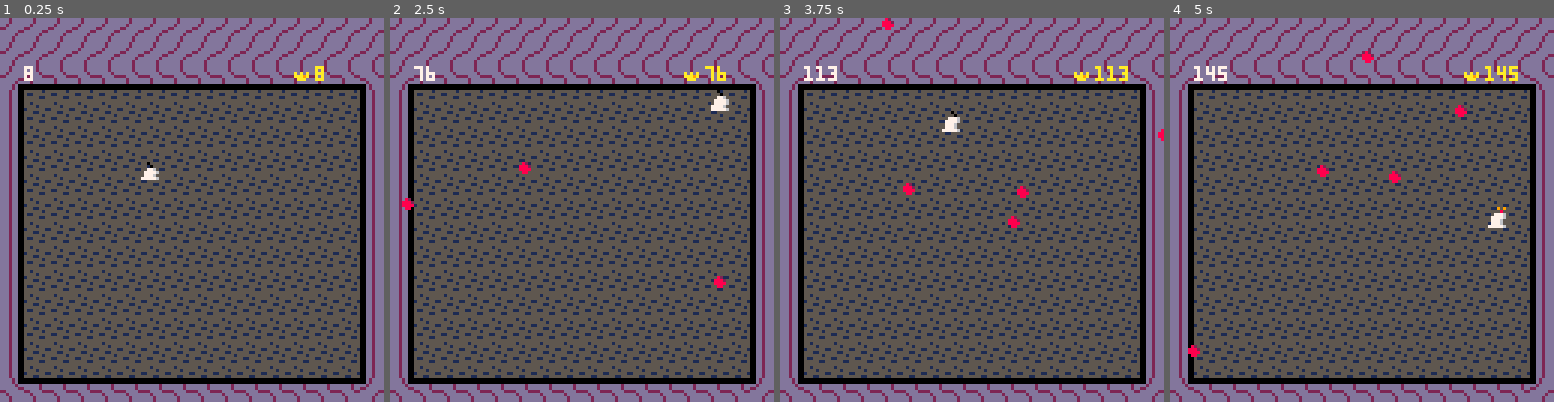
Above: before the commit, frames 1-4 (left to right).
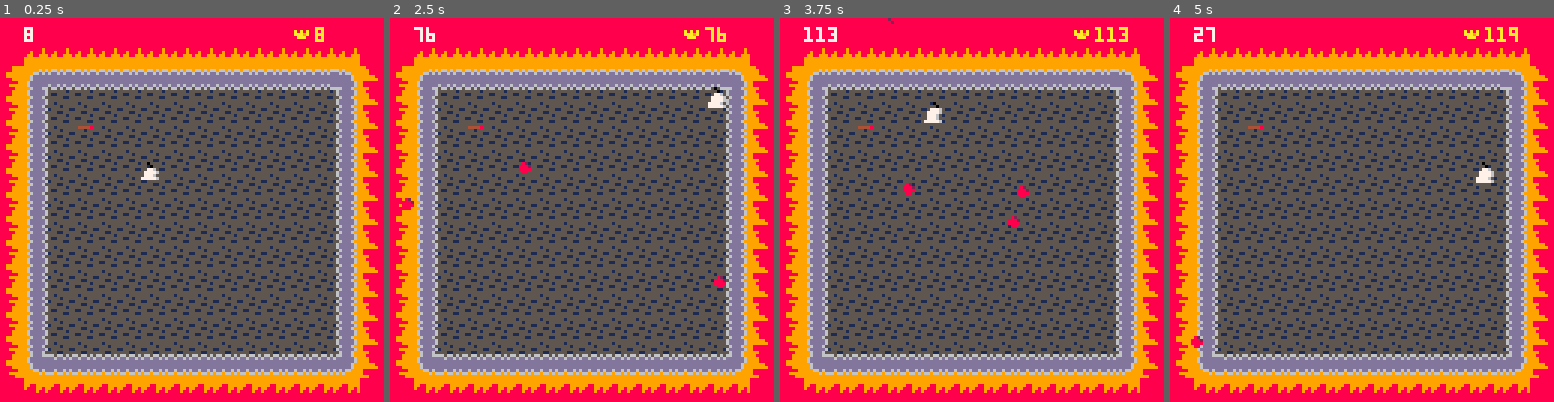
Above: after the commit, the same moments.

Repository: ckrinitsin/wick-dodge
Game: PICO-8 cartridge wick-dodge.p8
Same seed, same stepped clock (60 frames per second), same inputs: the game is played once before the commit and once after it.
Inputs:
- Up to frame 1 (0.25 s): no input
- Up to frame 2 (2.5 s): tap X (X key) at 0.33, 1.07, 1.85 s; hold Right 1.6-2.1 s; hold Up 2.15-2.42 s; hold Right from 2.47 s (still down)
- Up to frame 3 (3.75 s): tap X (X key) at 2.97 s; release Right at 3.03 s; hold Left 3.08-3.58 s; hold Down from 3.63 s (still down)
- Up to frame 4 (5 s): release Down at 3.97 s; hold Right 4.02-4.68 s; tap X (X key) at 4.08 s; hold Up from 4.73 s (still down)

The runs differ from the first frame. In frame 1, 46% of the frame differs, in the area x 0-100%, y 0-100%; in frame 2, 46%; in frame 3, 46%; in frame 4, 47%.

Commit message:
Redesign

Diff:
--- a/wick-dodge.p8
+++ b/wick-dodge.p8
@@ -197,16 +197,24 @@
 end
 
 function draw_score()
- print(score,8,16,7)
+ print(score,8,3,7)
 end
 
 function draw_highscore()
- print(high_score,105,16,10)
+ print(high_score,105,3,10)
 end
 
 function draw_game_over()
- print("press ❎ to restart",26,8,7)
-end
+ print("press ❎ to restart",26,40,7)
+end
+…(8 lines of a section not shown)…
 
 
 
@@ -233,25 +241,25 @@
 
 
 __gff__
-0000000000000101010101010101010000000000000000000000000000000000000000000001000000000000000000000000000000000000000000000000000000000000000000000000000000000000000000000000000000000000000000000000000000000000000000000000000000000000000000000000000000000000
+0000000000000101010101010101010000000000000000000000000000010100000000000001000001000100000101000000000000000000010001000000000000000000000000000000000000000000000000000000000000000000000000000000000000000000000000000000000000000000000000000000000000000000
 0000000000000000000000000000000000000000000000000000000000000000000000000000000000000000000000000000000000000000000000000000000000000000000000000000000000000000000000000000000000000000000000000000000000000000000000000000000000000000000000000000000000000000
 __map__
-0e0e0e0e0e0e0e0e0e0e0e0e0e0e0e0e05050505050505050505050505050505050505050505050505050505050505050000000000000000000000000000000000000000000000000000000000000000000000000000000000000000000000000000000000000000000000000000000000000000000000000000000000000000
-0e0e0e0e0e0e0e0e0e0e0e0e0e0e0e0e05050505050505050505050505050505050505050505050505050505050505050000000000000000000000000000000000000000000000000000000000000000000000000000000000000000000000000000000000000000000000000000000000000000000000000000000000000000
-0d08080808080808080808082508080c05050505050505050505050505050505050505050505050505050505050505050000000000000000000000000000000000000000000000000000000000000000000000000000000000000000000000000000000000000000000000000000000000000000000000000000000000000000
-0605050505050505050505050505050705050505050505050505050505050505050505050505050505050505050505050000000000000000000000000000000000000000000000000000000000000000000000000000000000000000000000000000000000000000000000000000000000000000000000000000000000000000
-0605050505050505050505050505050705050505050505050505050505050505050505050505050505050505050505050000000000000000000000000000000000000000000000000000000000000000000000000000000000000000000000000000000000000000000000000000000000000000000000000000000000000000
-0605050505050505050505050505050705050505050505050505050505050505050505050505050505050505050505050000000000000000000000000000000000000000000000000000000000000000000000000000000000000000000000000000000000000000000000000000000000000000000000000000000000000000
-0605050505050505050505050505050705050505050505050505050505050505050505050505050505050505050505050000000000000000000000000000000000000000000000000000000000000000000000000000000000000000000000000000000000000000000000000000000000000000000000000000000000000000
-0605050505050505050505050505050705050505050505050505050505050505050505050505050505050505050505050000000000000000000000000000000000000000000000000000000000000000000000000000000000000000000000000000000000000000000000000000000000000000000000000000000000000000
-0605050505050505050505050505050705050505050505050505050505050505050505050505050505050505050505050000000000000000000000000000000000000000000000000000000000000000000000000000000000000000000000000000000000000000000000000000000000000000000000000000000000000000
-0605050505050505050505050505050705050505050505050505050505050505050505050505050505050505050505050000000000000000000000000000000000000000000000000000000000000000000000000000000000000000000000000000000000000000000000000000000000000000000000000000000000000000
-0605050505050505050505050505050705050505050505050505050505050505050505050505050505050505050505050000000000000000000000000000000000000000000000000000000000000000000000000000000000000000000000000000000000000000000000000000000000000000000000000000000000000000
-0605050505050505050505050505050705050505050505050505050505050505050505050505050505050505050505050000000000000000000000000000000000000000000000000000000000000000000000000000000000000000000000000000000000000000000000000000000000000000000000000000000000000000
-0605050505050505050505050505050705050505050505050505050505050505050505050505050505050505050505050000000000000000000000000000000000000000000000000000000000000000000000000000000000000000000000000000000000000000000000000000000000000000000000000000000000000000
-0605050505050505050505050505050705050505050505050505050505050505050505050505050505050505050505050000000000000000000000000000000000000000000000000000000000000000000000000000000000000000000000000000000000000000000000000000000000000000000000000000000000000000
-0605050505050505050505050505050705050505050505050505050505050505050505050505050505050505050505050000000000000000000000000000000000000000000000000000000000000000000000000000000000000000000000000000000000000000000000000000000000000000000000000000000000000000
-0a09090909090909090909090909090b05050505050505050505050505050505050505050505050505050505050505050000000000000000000000000000000000000000000000000000000000000000000000000000000000000000000000000000000000000000000000000000000000000000000000000000000000000000
+2c2c2c2c2c2c2c2c2c2c2c2c3c2c2c2c05050505050505050505050505050505050505050505050505050505050505050000000000000000000000000000000000000000000000000000000000000000000000000000000000000000000000000000000000000000000000000000000000000000000000000000000000000000
+2c3b3b3b3b3b3b3b3b3b3b3b3b3b3b2c05050505050505050505050505050505050505050505050505050505050505050000000000000000000000000000000000000000000000000000000000000000000000000000000000000000000000000000000000000000000000000000000000000000000000000000000000000000
+291d3a3a3a3a3a3a3a3a3a3a3a3a1e2b05050505050505050505050505050505050505050505050505050505050505050000000000000000000000000000000000000000000000000000000000000000000000000000000000000000000000000000000000000000000000000000000000000000000000000000000000000000
+29280505050505050505050505052a2b05050505050505050505050505050505050505050505050505050505050505050000000000000000000000000000000000000000000000000000000000000000000000000000000000000000000000000000000000000000000000000000000000000000000000000000000000000000
+29280536050505050505050505052a2b05050505050505050505050505050505050505050505050505050505050505050000000000000000000000000000000000000000000000000000000000000000000000000000000000000000000000000000000000000000000000000000000000000000000000000000000000000000
+29280505050505050505050505052a2b05050505050505050505050505050505050505050505050505050505050505050000000000000000000000000000000000000000000000000000000000000000000000000000000000000000000000000000000000000000000000000000000000000000000000000000000000000000
+29280505050505050505050505052a2b05050505050505050505050505050505050505050505050505050505050505050000000000000000000000000000000000000000000000000000000000000000000000000000000000000000000000000000000000000000000000000000000000000000000000000000000000000000
+29280505050505050505050505052a2b05050505050505050505050505050505050505050505050505050505050505050000000000000000000000000000000000000000000000000000000000000000000000000000000000000000000000000000000000000000000000000000000000000000000000000000000000000000
+29280505050505050505050505052a2b05050505050505050505050505050505050505050505050505050505050505050000000000000000000000000000000000000000000000000000000000000000000000000000000000000000000000000000000000000000000000000000000000000000000000000000000000000000
+29280505050505050505050505052a2b05050505050505050505050505050505050505050505050505050505050505050000000000000000000000000000000000000000000000000000000000000000000000000000000000000000000000000000000000000000000000000000000000000000000000000000000000000000
+29280505050505050505050505052a2b05050505050505050505050505050505050505050505050505050505050505050000000000000000000000000000000000000000000000000000000000000000000000000000000000000000000000000000000000000000000000000000000000000000000000000000000000000000
+29280505050505050505050505052a2b05050505050505050505050505050505050505050505050505050505050505050000000000000000000000000000000000000000000000000000000000000000000000000000000000000000000000000000000000000000000000000000000000000000000000000000000000000000
+29280505050505050505050505052a2b05050505050505050505050505050505050505050505050505050505050505050000000000000000000000000000000000000000000000000000000000000000000000000000000000000000000000000000000000000000000000000000000000000000000000000000000000000000
+29280505050505050505050505052a2b05050505050505050505050505050505050505050505050505050505050505050000000000000000000000000000000000000000000000000000000000000000000000000000000000000000000000000000000000000000000000000000000000000000000000000000000000000000
+292d3838383838383838383838382e2b05050505050505050505050505050505050505050505050505050505050505050000000000000000000000000000000000000000000000000000000000000000000000000000000000000000000000000000000000000000000000000000000000000000000000000000000000000000
+2c39393939393939393939393939392c05050505050505050505050505050505050505050505050505050505050505050000000000000000000000000000000000000000000000000000000000000000000000000000000000000000000000000000000000000000000000000000000000000000000000000000000000000000
 0505050505050505050505050505050505050505050505050505050505050505050505050505050505050505050505050000000000000000000000000000000000000000000000000000000000000000000000000000000000000000000000000000000000000000000000000000000000000000000000000000000000000000
 0505050505050505050505050505050505050505050505050505050505050505050505050505050505050505050505050000000000000000000000000000000000000000000000000000000000000000000000000000000000000000000000000000000000000000000000000000000000000000000000000000000000000000
 0505050505050505050505050505050505050505050505050505050505050505050505050505050505050505050505050000000000000000000000000000000000000000000000000000000000000000000000000000000000000000000000000000000000000000000000000000000000000000000000000000000000000000
Not shown, changed: 24 lines of the sprite sheet (__gfx__) section of wick-dodge.p8
